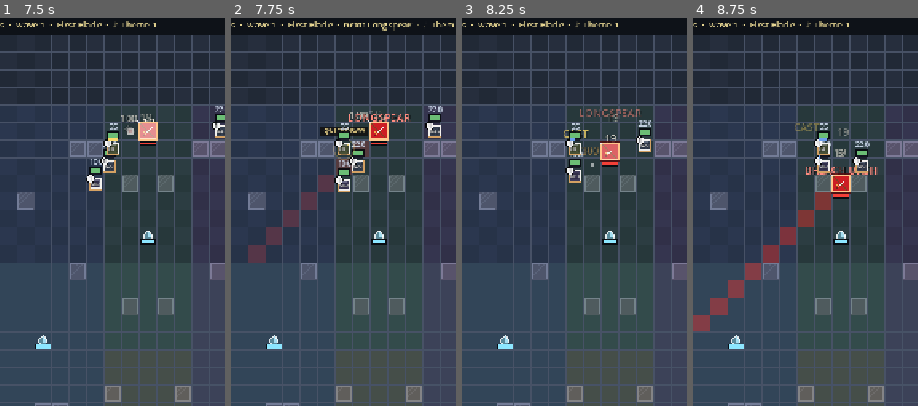
Above: before the commit, frames 1-4 (left to right).
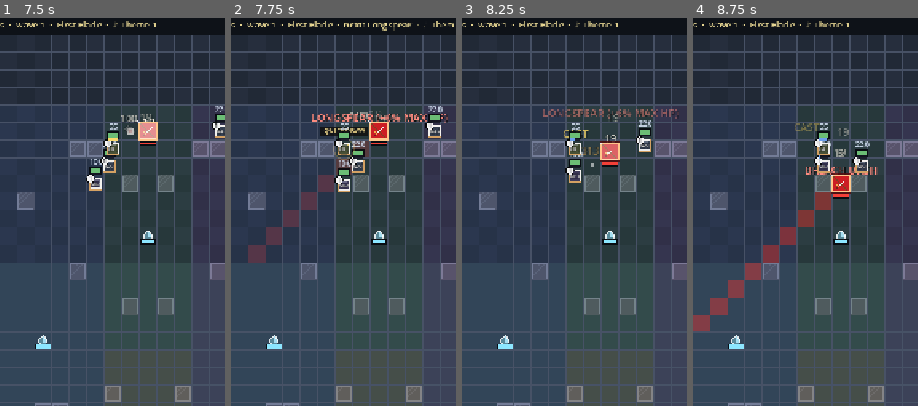
Above: after the commit, the same moments.

Repository: CrystalWhiskers/Sixfold
Game: Godot game, scene res://scenes/boss.tscn
Two runs of this game, one before a commit and one after it. Both use one fixed random seed, a clock stepped at 60 frames per second and the inputs below. This scene is started directly instead of the project's main scene.
Inputs (mouse positions are % of the whole screen's width and height, from its top left):
- Up to frame 1 (7.5 s): click "Recruit 10" at 0.5 s; click "Fight" at 1.25 s; tap Enter at 2 s; drag from (50, 79) to (60, 28) at 2.02 s; drag from (30, 56) to (45, 72) at 2.77 s; move the mouse to (60, 28) at 3.52 s; hold Right 3.53-4.25 s; tap 0 at 3.6 s; click "Income +2/s (30) 0/9" at 4.25 s; drag from (45, 72) to (20, 36) at 5.02 s; click "Recruit 12" at 5.75 s; click "Recruit 14" at 6.5 s; click "Speed x2" at 7.25 s
- Up to frame 2 (7.75 s): no input
- Up to frame 3 (8.25 s): move the mouse to (80, 66) at 8.02 s; hold Left from 8.03 s (still down); tap 0 at 8.1 s
- Up to frame 4 (8.75 s): keep holding Left
The pictures show only the part of the screen within x 17-67%, y 6-56%; the shares and areas given below are measured in that part.

Frame 1 is identical in both runs. In frame 2, 0.8% of the frame differs, in the area x 36-97%, y 24-28%; in frame 3, 0.8%; in frame 4, nothing differs.

Commit message:
Boss defence: heavy moves add % of max HP; Crimson Cross and Thousand Cuts execute the army's highest tier

Diff:
--- a/data/boss/arbiter.tres
+++ b/data/boss/arbiter.tres
@@ -28,6 +28,7 @@
 reach = 7
 damage_mult = 3.0
 telegraph = 1.2
+max_hp_percent = 0.06
 
 [sub_resource type="Resource" id="Resource_pntgj"]
 script = ExtResource("2_lqgl0")
@@ -64,6 +65,7 @@
 damage_mult = 3.0
 telegraph = 1.5
 windup = 2.5
+executes_top_tier = true
 
 [sub_resource type="Resource" id="Resource_twyko"]
 script = ExtResource("2_lqgl0")
@@ -112,6 +114,7 @@
 damage_mult = 4.5
 telegraph = 1.6
 hits_crystals = true
+max_hp_percent = 0.12
 
 [sub_resource type="Resource" id="Resource_ucgat"]
 script = ExtResource("2_lqgl0")
@@ -122,6 +125,7 @@
 damage_mult = 4.0
 telegraph = 1.6
 hits_crystals = true
+max_hp_percent = 0.1
 
 [sub_resource type="Resource" id="Resource_ybyqy"]
 script = ExtResource("2_lqgl0")
@@ -131,6 +135,7 @@
 reach = 6
 damage_mult = 3.0
 telegraph = 1.2
+max_hp_percent = 0.08
 
 [sub_resource type="Resource" id="Resource_p0xy4"]
 script = ExtResource("2_lqgl0")
@@ -256,6 +261,7 @@
 damage_mult = 3.5
 telegraph = 1.2
 windup = 2.5
+executes_top_tier = true
 
 [sub_resource type="Resource" id="Resource_eim80"]
 script = ExtResource("2_lqgl0")
@@ -293,6 +299,7 @@
 damage_mult = 3.0
 telegraph = 1.5
 windup = 2.5
+max_hp_percent = 0.15
 
 [sub_resource type="Resource" id="Resource_3eth5"]
 script = ExtResource("2_lqgl0")
@@ -303,6 +310,7 @@
 damage_mult = 3.0
 telegraph = 1.4
 windup = 2.5
+max_hp_percent = 0.1
 count = 40
 
 [sub_resource type="Resource" id="Resource_ritdj"]
--- a/scripts/combat/boss_fight.gd
+++ b/scripts/combat/boss_fight.gd
@@ -61,6 +61,24 @@
 const LEAP_TIME := 0.18
 ## The sim's timeout when the boss has no time limit: never, in practice.
 const NO_TIME_LIMIT := 1.0e9
+
+
+func top_army_tier() -> int:
+	## The highest tier of anything in the army on the field right now, 0 if none.
+	var top := 0
+	for u in sim.board.units_view():
+		if u.team == player_team() and u.is_alive() and not u.structure and u.data != null:
+			top = maxi(top, u.data.tier)
+	return top
+
+
+func execute_tier(mv: BossMove) -> int:
+	## The tier a move will execute outright, or 0 if it executes nothing: the army's
+	## highest tier, as long as that is at least the move's minimum.
+	if mv == null or not mv.executes_top_tier:
+		return 0
+	var top := top_army_tier()
+	return top if top >= maxi(mv.execute_min_tier, 1) else 0
 
 ## How many times she has surged (see BossData.enrage_*), and the modifiers that carry
 ## it, one pair per surge.
@@ -617,10 +635,11 @@
 	var aim := _aim_for(mv)
 	var cells := move_cells(mv, boss.cell, aim, step)
 	marked = {move = mv, cells = cells, left = maxf(mv.telegraph, CombatSim.TICK),
-		aim = aim, step = step}
+		aim = aim, step = step, doom = execute_tier(mv)}
 	boss.target = null
 	sim._emit("boss_telegraph", {uid = boss.uid, move = mv.id, name = mv.display_name,
-		cells = cells, seconds = mv.telegraph, cell = boss.cell, phase = phase})
+		cells = cells, seconds = mv.telegraph, cell = boss.cell, phase = phase,
+		executes = int(marked.doom), max_hp_percent = mv.max_hp_percent})
 
 
 func _aim_for(mv: BossMove) -> Vector2i:
@@ -842,6 +861,8 @@
 	var cells: Array[Vector2i] = marked.cells
 	var aim: Vector2i = marked.aim
 	var step := int(marked.get("step", 0))
+	# The tier announced when it was marked: what the mark said is what it does.
+	var doom := int(marked.get("doom", 0))
 	marked = {}
 	var p := _phase()
 	gap_left = p.gap if p != null else 4.0
@@ -860,8 +881,20 @@
 			# after does (see may_hurt_crystal).
 			continue
 		victims.append(v)
+	var doomed := doom
+	var executed: Array[Vector2i] = []
 	for v in victims:
-		sim._damage(v, dmg, boss, true)
+		if doomed > 0 and v.data.tier >= doomed:
+			# Her execution: the army's best die outright where they stand.
+			executed.append(v.cell)
+			sim._execute(boss, v)
+			continue
+		# And a share of the victim's own full health on top, for the moves that have it.
+		var hit := dmg + v.stat(StatModifier.Stat.MAX_HP) * maxf(mv.max_hp_percent, 0.0)
+		sim._damage(v, hit, boss, true)
+	if not executed.is_empty():
+		sim._emit("boss_execute", {uid = boss.uid, name = mv.display_name, cells = executed,
+			tier = doomed, cell = boss.cell})
 	if mv.shape == BossMove.Shape.DASH or mv.shape == BossMove.Shape.LEAP \
 			or mv.shape == BossMove.Shape.ONRUSH:
 		_land(mv, cells, aim)
--- a/scripts/data/boss_move.gd
+++ b/scripts/data/boss_move.gd
@@ -82,6 +82,18 @@
 
 ## ONRUSH: how many map-crossing dashes. RAIN: how many tiles.
 @export var legs: int = 6
+## On top of the ordinary blow, this share of each victim's OWN full health (0.10 =
+## 10% of its max HP): the hit that stays dangerous to a tier 6 with ten thousand
+## health. 0 for none.
+@export var max_hp_percent: float = 0.0
+
+## An execution: every unit it hits that is of the army's HIGHEST tier on the field
+## right now dies outright — no shield, resistance or reflect saves it (only an
+## invulnerable cast does). Never below `execute_min_tier`, so it does not wipe a
+## tier 1 opening army. The mark says which tier it will execute.
+@export var executes_top_tier: bool = false
+@export var execute_min_tier: int = 3
+
 ## ONRUSH: each leg runs straight through the thickest knot of the army, wherever
 ## it is, and on to the edge of the map, instead of the fixed criss-cross pattern.
 @export var seeks_army: bool = false
--- a/scripts/view/battle_player.gd
+++ b/scripts/view/battle_player.gd
@@ -169,9 +169,18 @@
 			for c in e.get("cells", []):
 				marked.append(c)
 			var secs := float(e.get("seconds", 1.0)) / maxf(speed, 0.01)
-			_view.flash_cells(marked, Color(BOSS_RED, 0.42), secs)
-			_view.spawn_label(_at(int(e.uid), e.cell), String(e.name).to_upper(),
-				Color(1.0, 0.55, 0.50))
+			var doom := int(e.get("executes", 0))
+			# An execution is marked in near-black red, not the ordinary red, and says
+			# which tier it will kill: the one thing on the board worth moving for first.
+			_view.flash_cells(marked, Color(0.45, 0.0, 0.10, 0.62) if doom > 0
+				else Color(BOSS_RED, 0.42), secs)
+			var title := String(e.name).to_upper()
+			if doom > 0:
+				title += " — EXECUTES TIER %d" % doom
+			elif float(e.get("max_hp_percent", 0.0)) > 0.0:
+				title += " (+%d%% MAX HP)" % roundi(float(e.max_hp_percent) * 100.0)
+			_view.spawn_label(_at(int(e.uid), e.cell), title,
+				Color(1.0, 0.25, 0.35) if doom > 0 else Color(1.0, 0.55, 0.50))
 		"boss_strike":
 			var struck: Array[Vector2i] = []
 			for c in e.get("cells", []):
@@ -228,6 +237,13 @@
 			_view.spawn_label(_view.cell_to_pos(e.cell), "RETREATS TO HEAL — +%d%% DAMAGE TAKEN"
 				% roundi(float(e.get("vulnerability", 0.0)) * 100.0), Color(0.55, 1.0, 0.65))
 			Audio.play_boss_teleport()
+		"boss_execute":
+			for c in e.get("cells", []):
+				_view.spawn_label(_view.cell_to_pos(Vector2i(c)), "EXECUTED",
+					Color(1.0, 0.20, 0.30))
+				_view.effects().impact(_view.cell_to_pos(Vector2i(c)), Color(0.9, 0.05, 0.15),
+					_fx_life(0.5))
+			Audio.play_crit()
 		"boss_enrage":
 			_view.spawn_label(_at(int(e.uid), e.cell), "ENRAGED ×%d" % int(e.stacks),
 				Color(1.0, 0.30, 0.20))
--- a/scripts/view/boss_main.gd
+++ b/scripts/view/boss_main.gd
@@ -389,6 +389,12 @@
 			_status.text = "The %s Crystal stands again." % BossFight.ZONE_NAMES[int(e.lane)]
 		"boss_telegraph":
 			_next_move = String(e.name)
+			if int(e.get("executes", 0)) > 0:
+				_status.text = "%s will EXECUTE every tier %d it hits — get them out of the dark red!" % [
+					String(e.name), int(e.executes)]
+		"boss_execute":
+			_status.text = "%s executed %d of your tier %d units." % [String(e.name),
+				(e.cells as Array).size(), int(e.tier)]
 		"boss_strike":
 			_next_move = ""
 		"wave":
--- a/tools/generate_boss.gd
+++ b/tools/generate_boss.gd
@@ -256,6 +256,12 @@
 	# Endless Onrush hunts: every leg runs through the thickest knot of the army.
 	onrush_long.seeks_army = true
 	var stripes := _move(&"thousand_cuts", "Thousand Cuts", S.STRIPES, 0, 1, 3.5, 1.2)
+	# % max HP on the heavy blows, and executions on the two stance finishers — break
+	# the stance, or her answer kills your best units outright.
+	for pair in [[heaven, 0.12], [horizon, 0.10], [pounce, 0.08], [spear, 0.06], [ring_big, 0.15], [rain_big, 0.10]]:
+		pair[0].max_hp_percent = pair[1]
+	cross.executes_top_tier = true
+	stripes.executes_top_tier = true
 	# The charge-up stances, and what each lets loose if it is not broken.
 	var gather := _stance(&"gathering_storm", "Gathering Storm", 5.0, 3000.0, cross)
 	var red_tide := _stance(&"red_tide", "Red Tide", 5.0, 4500.0, onrush)
